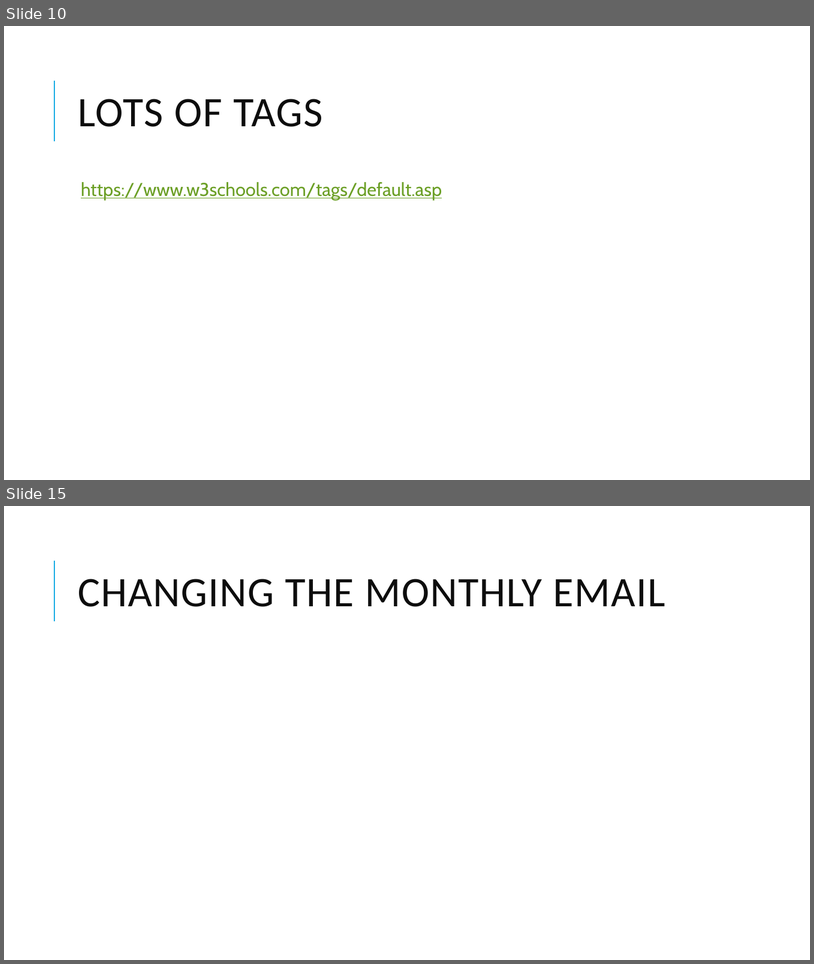
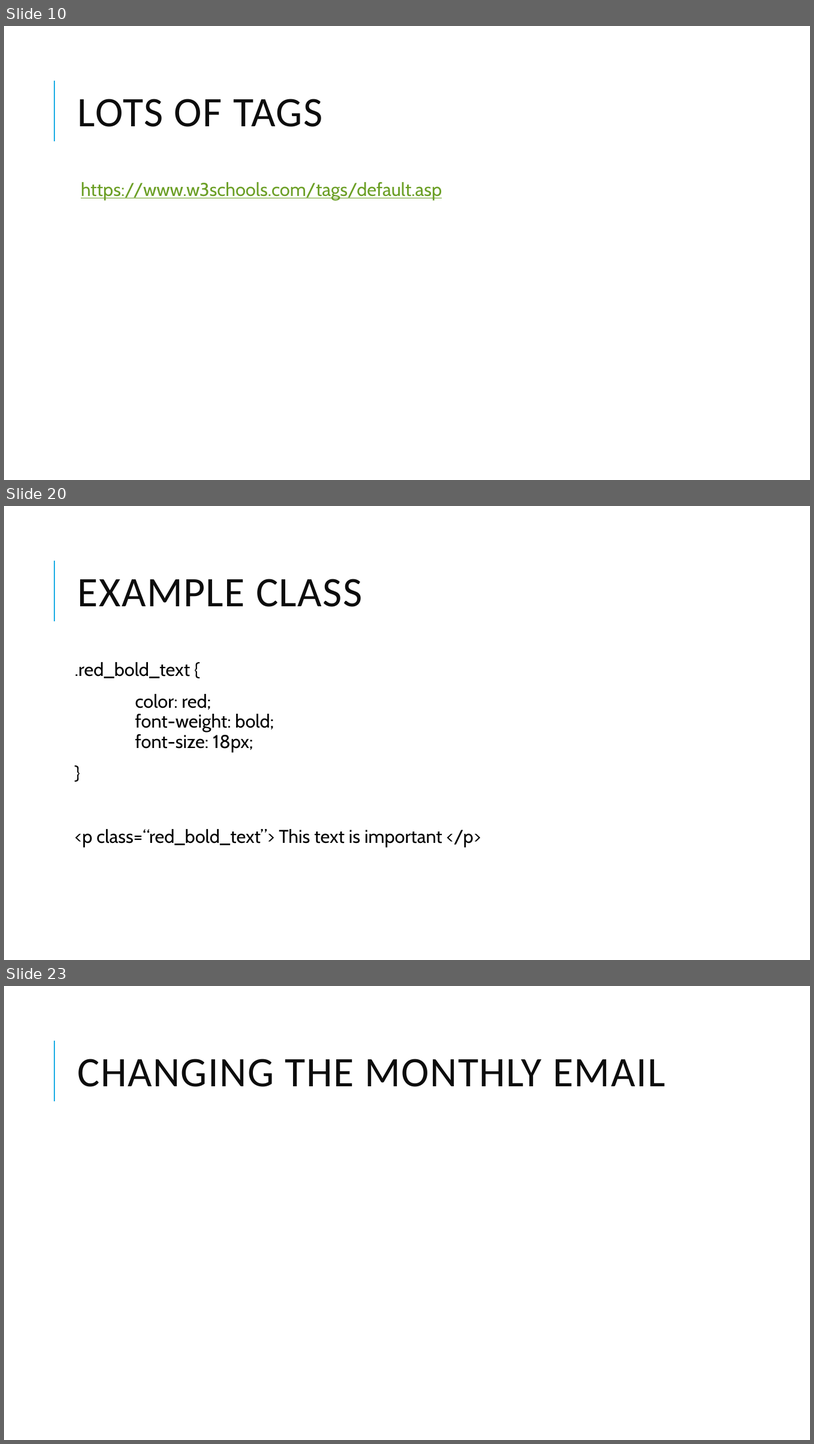
Before and after one commit to Will-Guthrie/HTML-Presentation, a slide deck: HTML and CSS.pptx. Shown one above the other, each under a label of ours: slides 10 and 15 before the commit, slides 10, 20 and 23 after it; the slides between them are not shown. The pictures are 814x964 and 814x1444 pixels, drawn with LibreOffice and Linux fonts; fonts in the diff are those of the drawing. Boxes give left, top, right and bottom in pixels: in the first picture for what was removed or moved away, otherwise in the second. Text is boxed around its words. In the diff, an @@ line names an element or a change of style, - is before the commit and + after.

```diff
--- a/HTML and CSS.pptx
+++ b/HTML and CSS.pptx
@@ slide 20 added at [4, 506, 810, 960], background #FFFFFF; not listed: 1 template element that a slide beside it also shows @@
@@ title added at [78, 579, 362, 607], 50 pt, text #0D0D0D @@
+EXAMPLE CLASS
@@ text added at [75, 662, 482, 847], 22 pt, text #000000 @@
+.red_bold_text {
+color: red;
+font-weight: bold;
+font-size: 18px;
+}
+<p class=“red_bold_text”> This text is important </p>
@@ what was slide 15 is now slide 23 @@
```
Also in this commit, not shown: 5 slides changed, 9 other slides added, 1 slide removed.
